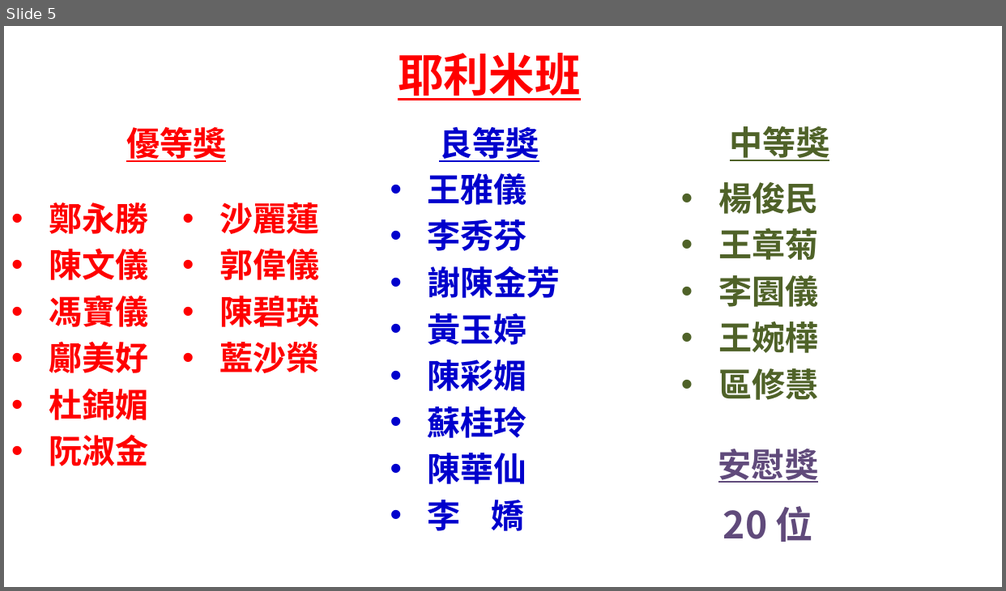
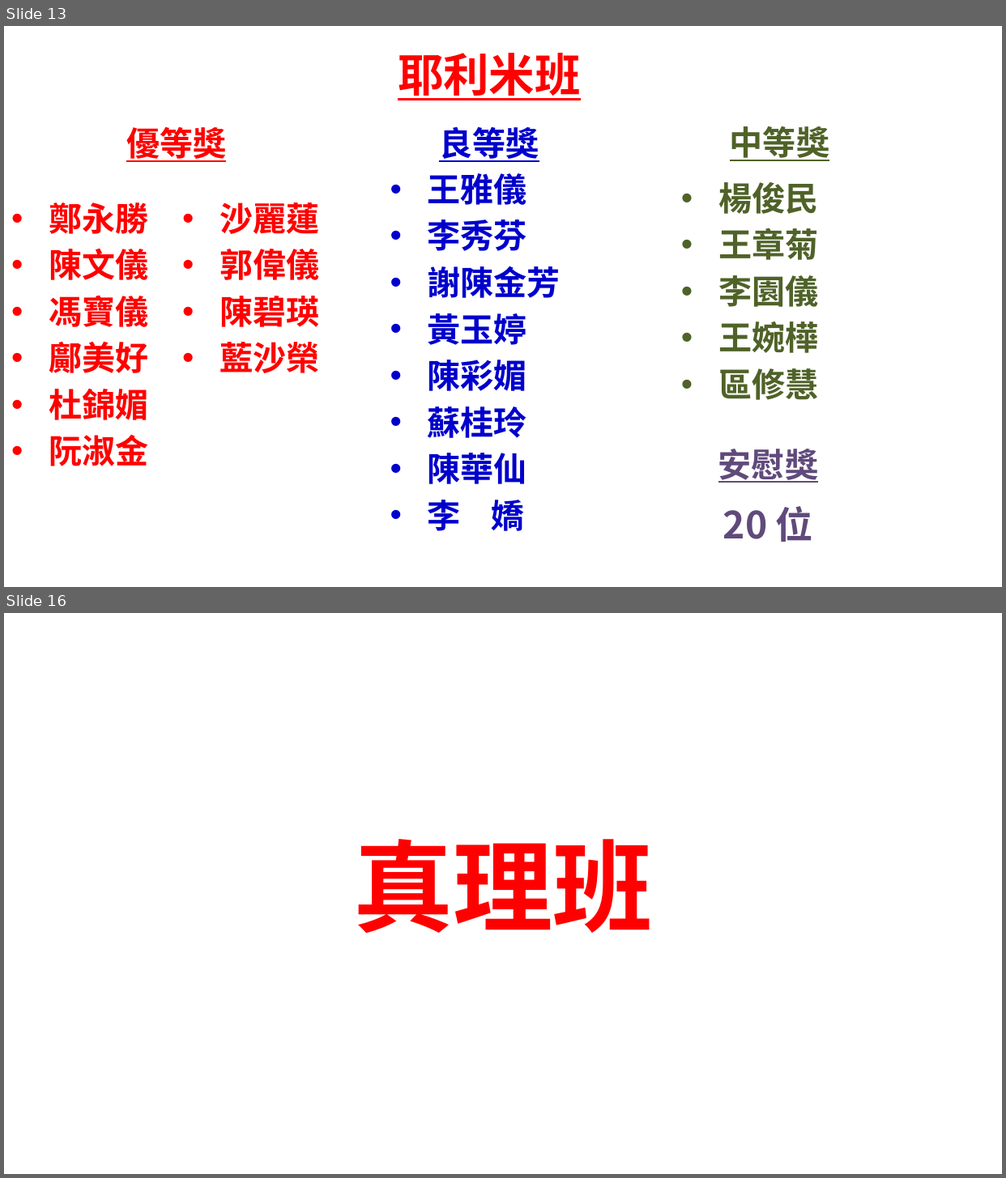
Before and after one commit to batisuoc/bible-school, a slide deck: 2022年主日學結業禮頒獎.pptx. Shown one above the other, each under a label of ours: slide 5 before the commit, slides 13 and 16 after it; the slides between them are not shown. The pictures are 1006x591 and 1006x1178 pixels, drawn with LibreOffice and Linux fonts; fonts in the diff are those of the drawing; background and template pictures are left out. Boxes give left, top, right and bottom in pixels: in the first picture for what was removed or moved away, otherwise in the second. Text is boxed around its words. In the diff, an @@ line names an element or a change of style, - is before the commit and + after.

```diff
--- a/2022年主日學結業禮頒獎.pptx
+++ b/2022年主日學結業禮頒獎.pptx
@@ slide 16 added at [4,613,1002,1174], background picture (left out) @@
@@ title added at [353,839,653,933], 96 pt, text #FF0000, bold @@
+真理班
@@ what was slide 5 is now slide 13 @@
```
Also in this commit, not shown: 4 slides changed, 8 other slides added.
